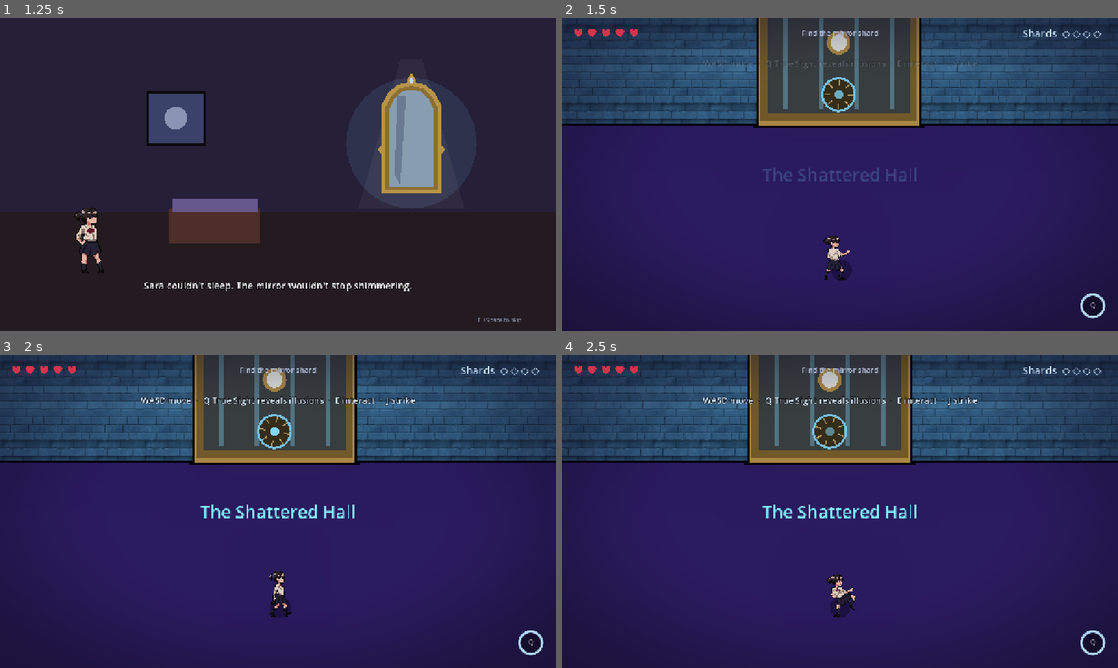
Above: before the commit, frames 1-4 (two rows, left to right).
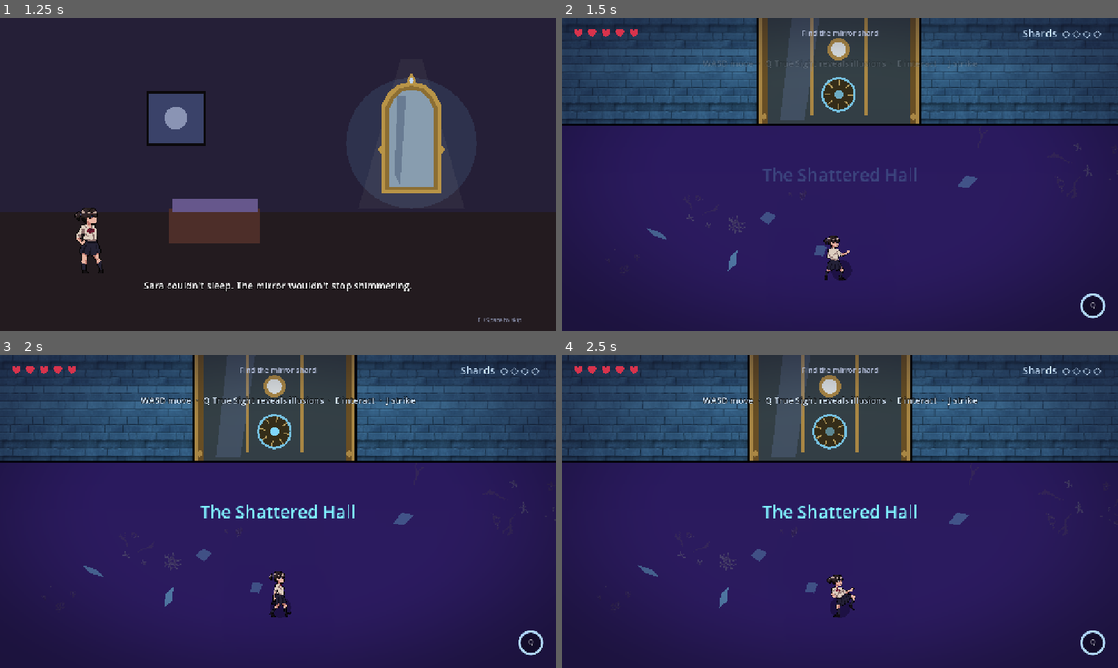
Above: after the commit, the same moments.

Repository: Abdulla5w5/saras-mirror
Game: Godot game, scene res://ui/MainMenu.tscn
Two runs of this game, one before a commit and one after it. Both use one fixed random seed, a clock stepped at 60 frames per second and the inputs below.
Inputs (mouse positions are in pixels of both pictures, inside the frame that each line leads up to):
- Up to frame 1 (1.25 s): click "New Game" at 0.5 s
- Up to frame 2 (1.5 s): move the mouse to (962, 158) at 1.27 s; hold D (move_right) from 1.28 s (still down); tap J (attack) at 1.35 s; click (962, 158) at 1.42 s
- Up to frame 3 (2 s): keep holding D (move_right); tap Space at 1.52 s
- Up to frame 4 (2.5 s): release D (move_right) at 2 s; drag from (728, 527) to (834, 430) at 2.02 s

Frame 1 is identical in both runs. In frame 2, 4.5% of the frame differs, in the area x 15-100%, y 0-81%; in frame 3, 4.4%; in frame 4, 4.5%.

Commit message:
v2: Enrich visuals — reveal sparkle, hall floor decals, arched gate, mirror-shard phase gates
Co-Authored-By: Claude Opus 4.8 <noreply@anthropic.com>

Diff:
--- a/entities/hazards/PhaseGate.gd
+++ b/entities/hazards/PhaseGate.gd
@@ -45,19 +45,35 @@
 	return not _solid and c > (solid_time + open_time - 0.5)
 
 
+# One upright mirror shard (a tall thin diamond) centred at x=cx.
+func _shard(cx: float, sw: float, hh: float) -> PackedVector2Array:
+	return PackedVector2Array([
+		Vector2(cx, -hh), Vector2(cx + sw, 0), Vector2(cx, hh), Vector2(cx - sw, 0)])
+
 func _draw() -> void:
 	var w := gate_size.x
 	var h := gate_size.y
-	var r := Rect2(-w * 0.5, -h * 0.5, w, h)
+	var hw := w * 0.5
+	var hh := h * 0.5
+	var r := Rect2(-hw, -hh, w, h)
+	var n: int = max(3, int(w / 18.0))
+	var sw := w / n * 0.44
 	if _solid:
-		# energy wall of vertical mirror bars
-		for i in int(h / 16.0):
-			var y := -h * 0.5 + i * 16.0
-			var a := 0.7 + 0.3 * sin(_t * 6.0 + i)
-			draw_rect(Rect2(-w * 0.5, y, w, 14), Color(tint.r, tint.g, tint.b, a * 0.8))
+		# a shimmering curtain of upright mirror shards spanning the gap
+		for i in n:
+			var cx := -hw + w * (float(i) + 0.5) / n
+			var a := 0.6 + 0.4 * sin(_t * 6.0 + float(i) * 0.9)
+			draw_colored_polygon(_shard(cx, sw, hh), Color(tint.r, tint.g, tint.b, a * 0.85))
+		# bright framing rails top & bottom
+		draw_rect(Rect2(-hw, -hh - 1.0, w, 3.0), Color(0.95, 0.98, 1.0, 0.9))
+		draw_rect(Rect2(-hw, hh - 2.0, w, 3.0), Color(0.95, 0.98, 1.0, 0.9))
 		draw_rect(r, Color(1, 1, 1, 0.5), false, 2.0)
 	else:
+		# open: faint shard ghosts keep the gate readable; red pulse warns of closing
 		var warn := _closing_soon()
-		var a := (0.5 + 0.5 * sin(_t * 24.0)) if warn else 0.14
+		var base := (0.5 + 0.5 * sin(_t * 24.0)) if warn else 0.12
 		var col := Color(1.0, 0.6, 0.5) if warn else tint
-		draw_rect(r, Color(col.r, col.g, col.b, a * 0.5), false, 2.0)
+		for i in n:
+			var cx := -hw + w * (float(i) + 0.5) / n
+			draw_colored_polygon(_shard(cx, sw, hh), Color(col.r, col.g, col.b, base * 0.4))
+		draw_rect(r, Color(col.r, col.g, col.b, base * 0.6), false, 2.0)
--- a/entities/hazards/SlideWall.gd
+++ b/entities/hazards/SlideWall.gd
@@ -37,23 +37,49 @@
 	_tween.tween_property(self, "position", target, 0.6)
 
 
+# An arched-top plate: base flush at y=0, straight sides, then a smooth arched
+# crown up to the peak — so the gate silhouette is a doorway, not a flat bar.
+func _plate(hw: float, h: float, crown: float) -> PackedVector2Array:
+	var pts := PackedVector2Array([Vector2(-hw, 0), Vector2(-hw, -(h - crown))])
+	for i in 9:
+		var t := float(i) / 8.0
+		pts.append(Vector2(lerp(-hw, hw, t), -(h - crown) - sin(t * PI) * crown))
+	pts.append(Vector2(hw, -(h - crown)))
+	pts.append(Vector2(hw, 0))
+	return pts
+
 func _draw() -> void:
 	var w := wall_size.x
 	var h := wall_size.y
-	var r := Rect2(-w * 0.5, -h, w, h)   # base flush at origin, extends up
-	# ornate gold-framed mirror gate — clear borders, matches the mirror hall
-	draw_rect(r.grow(4), Color(0.66, 0.52, 0.26))                 # outer gold frame
-	draw_rect(r.grow(-4), Color(0.44, 0.34, 0.16))               # inner gold bevel
-	var glass := r.grow(-14)
-	draw_rect(glass, Color(0.10, 0.10, 0.18).lerp(tint * 0.4, 0.4))  # dark reflective panel
-	# vertical light bars down the glass
-	var bars := 4
-	for i in bars:
-		var bx := glass.position.x + glass.size.x * (float(i) + 0.5) / bars
-		draw_rect(Rect2(bx - 3, glass.position.y + 6, 6, glass.size.y - 12), Color(tint.r, tint.g, tint.b, 0.35))
+	var hw := w * 0.5
+	var crown: float = min(h * 0.22, hw * 0.55)
+	var gold := Color(0.66, 0.52, 0.26)
+	var gold_d := Color(0.40, 0.30, 0.14)
+	# layered arched frame
+	draw_colored_polygon(_plate(hw + 5.0, h + 5.0, crown + 4.0), Color(0.03, 0.02, 0.05))  # drop edge
+	draw_colored_polygon(_plate(hw, h, crown), gold)                     # gold frame
+	draw_colored_polygon(_plate(hw - 6.0, h - 6.0, crown * 0.9), gold_d)   # bevel
+	draw_colored_polygon(_plate(hw - 14.0, h - 16.0, crown * 0.8),
+		Color(0.08, 0.09, 0.16).lerp(tint * 0.5, 0.4))                   # reflective glass
+	# gold mullions split the glass into leaded panels
+	var panels: int = max(2, int(round(w / 70.0)))
+	for i in range(1, panels):
+		var mx := -hw + w * float(i) / panels
+		draw_rect(Rect2(mx - 2.0, -(h - crown - 6.0), 4.0, h - crown - 18.0), gold)
+	# static diagonal sheen across the glass
+	draw_colored_polygon(PackedVector2Array([
+		Vector2(-hw * 0.55, -h + crown), Vector2(-hw * 0.2, -h + crown),
+		Vector2(-hw * 0.42, -6.0), Vector2(-hw * 0.72, -6.0)]),
+		Color(0.45, 0.55, 0.75, 0.22))
+	# corner studs + crowning gem
+	for cx in [-hw + 9.0, hw - 9.0]:
+		draw_circle(Vector2(cx, -10.0), 4.0, gold)
+	draw_circle(Vector2(0, -(h - crown * 0.4)), 6.0, Color(0.9, 0.95, 1.0, 0.9))
 	# central medallion
-	var c := r.get_center()
-	draw_circle(c, 16.0, Color(0.66, 0.52, 0.26))
-	draw_circle(c, 11.0, Color(0.9, 0.95, 1.0, 0.8))
-	# crisp outline
-	draw_rect(r.grow(4), Color(0.03, 0.02, 0.05), false, 3.0)
+	var c := Vector2(0, -h * 0.46)
+	draw_circle(c, 15.0, gold)
+	draw_circle(c, 10.0, Color(0.9, 0.95, 1.0, 0.85))
+	# crisp closed outline
+	var outline := _plate(hw, h, crown)
+	outline.append(outline[0])
+	draw_polyline(outline, Color(0.03, 0.02, 0.05), 3.0)
--- a/levels/ShatteredHall.gd
+++ b/levels/ShatteredHall.gd
@@ -15,6 +15,13 @@
 
 func build() -> void:
 	spawn_ground(Vector2(1120, 1000))
+	# Worn-floor richness: cracks/pebbles strewn across the ground, plus glinting
+	# mirror shards that give the Shattered Hall its broken-glass identity.
+	scatter_floor_decals(SpriteSheet.load_tex("res://assets/ground/details.png"),
+		[Rect2(4, 4, 26, 26), Rect2(30, 40, 42, 30), Rect2(70, 94, 30, 28),
+		Rect2(116, 116, 44, 22), Rect2(94, 96, 26, 26), Rect2(8, 52, 34, 34)],
+		28, 1011, Color(0.55, 0.8, 1.0, 0.32))
+	scatter_mirror_shards(20, 2022, _mood.accent)
 
 	# Outer boundary.
 	spawn_boundary(Vector2(-560, -60), Vector2(40, 1000))
--- a/systems/LevelBase.gd
+++ b/systems/LevelBase.gd
@@ -320,6 +320,54 @@
 		s.z_index = int(s.position.y) - 30
 		add_child(s)
 
+## Strew small ground-detail decals (cracks/pebbles cut from a sheet) across the
+## whole floor so it reads as a real, worn surface instead of empty ground.
+## `regions` are AtlasTexture rects into `sheet`; kept low-alpha, behind the player.
+func scatter_floor_decals(sheet: Texture2D, regions: Array, count: int, rng_seed: int,
+		tint := Color(1, 1, 1, 0.4), s_min := 0.7, s_max := 1.6) -> void:
+	if sheet == null:
+		return
+	var rng := RandomNumberGenerator.new()
+	rng.seed = rng_seed
+	var m := 80.0
+	for i in count:
+		var r: Rect2 = regions[i % regions.size()]
+		var at := AtlasTexture.new()
+		at.atlas = sheet
+		at.region = r
+		var s := Sprite2D.new()
+		s.texture = at
+		s.modulate = tint
+		var sc := rng.randf_range(s_min, s_max)
+		s.scale = Vector2(sc, sc)
+		s.rotation = rng.randf_range(0.0, TAU)
+		s.position = Vector2(
+			rng.randf_range(bounds.position.x + m, bounds.position.x + bounds.size.x - m),
+			rng.randf_range(bounds.position.y + m, bounds.position.y + bounds.size.y - m))
+		s.z_index = -9   # above ground (-10), below the player
+		add_child(s)
+
+## Scatter small code-drawn mirror shards over the floor — bright accent slivers
+## that catch the bloom, giving the Shattered Hall its broken-glass identity.
+func scatter_mirror_shards(count: int, rng_seed: int, accent: Color) -> void:
+	var rng := RandomNumberGenerator.new()
+	rng.seed = rng_seed
+	var m := 90.0
+	for i in count:
+		var w := rng.randf_range(9.0, 20.0)
+		var h := rng.randf_range(16.0, 34.0)
+		var poly := Polygon2D.new()
+		poly.polygon = PackedVector2Array([
+			Vector2(0, -h * 0.5), Vector2(w * 0.4, h * 0.1),
+			Vector2(-w * 0.2, h * 0.5), Vector2(-w * 0.5, -h * 0.1)])
+		poly.color = Color(accent.r, accent.g, accent.b, rng.randf_range(0.22, 0.5))
+		poly.rotation = rng.randf_range(0.0, TAU)
+		poly.position = Vector2(
+			rng.randf_range(bounds.position.x + m, bounds.position.x + bounds.size.x - m),
+			rng.randf_range(bounds.position.y + m, bounds.position.y + bounds.size.y - m))
+		poly.z_index = -9
+		add_child(poly)
+
 ## A non-interactive ornate mirror hung as wall decoration.
 func spawn_decor_mirror(pos: Vector2, scale := 0.42) -> void:
 	var m := MuseumMirror.new()
